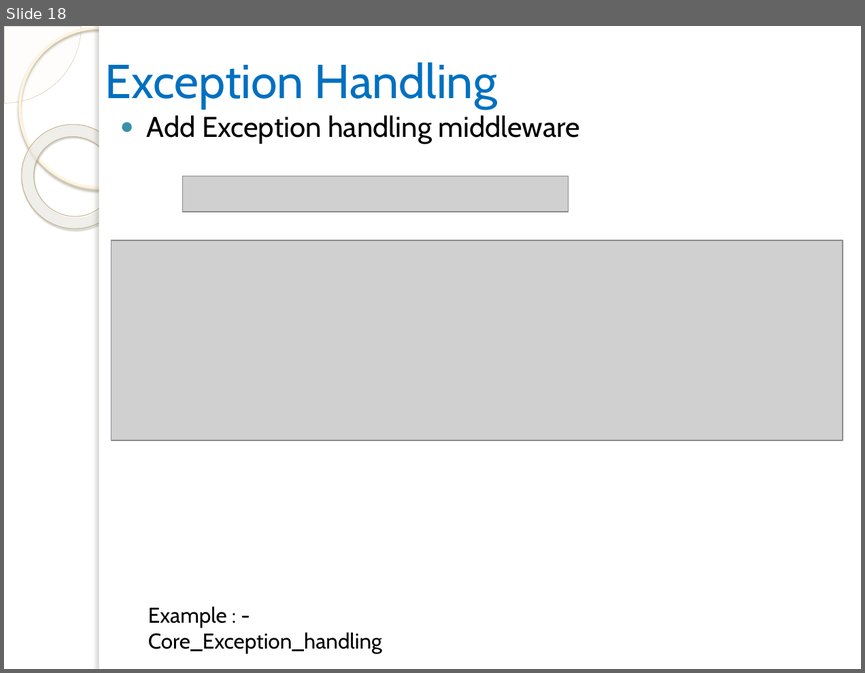
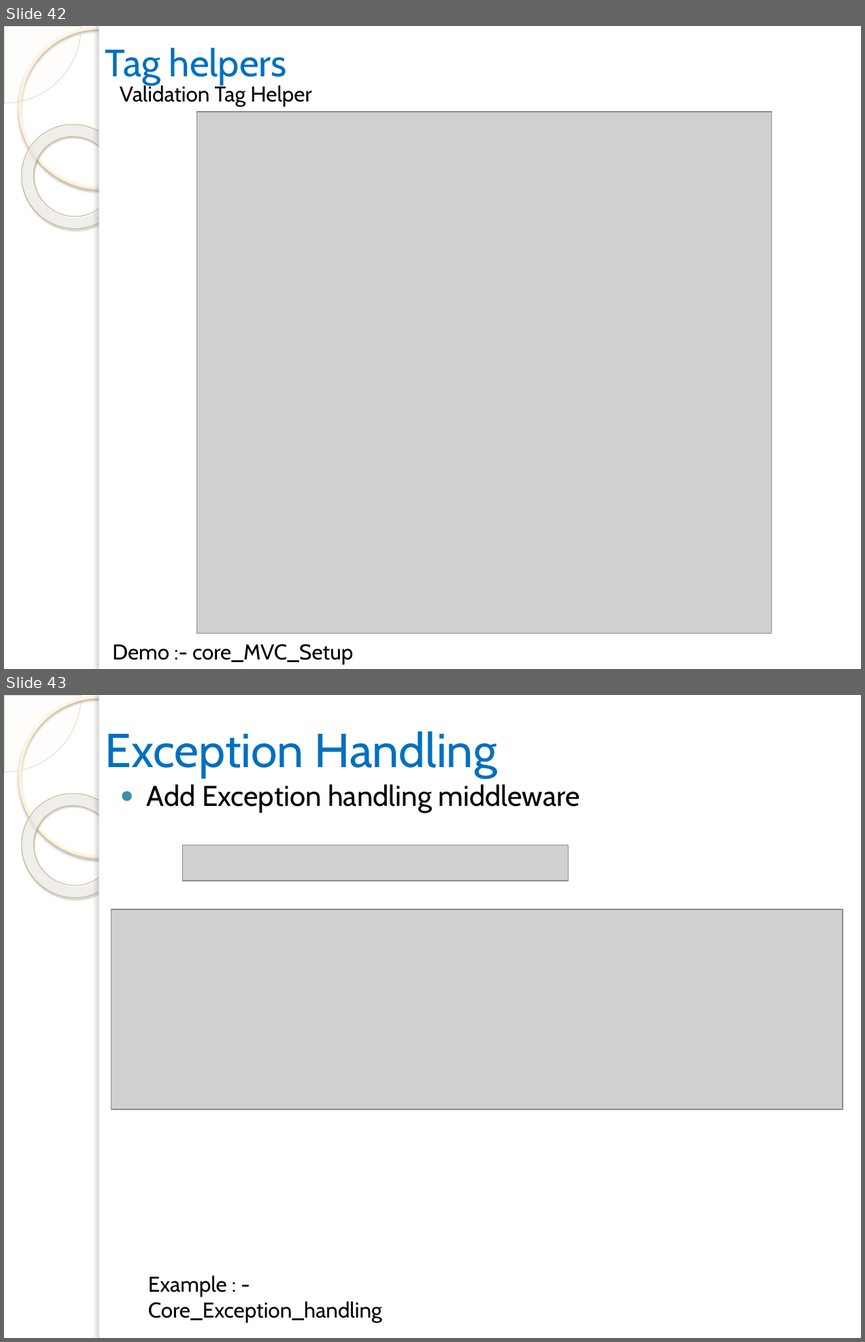
Before and after one commit to vgyureka/DotNetBig, a slide deck: CORE.pptx. Shown one above the other, each under a label of ours: slide 18 before the commit, slides 42 and 43 after it. The pictures are 865x673 and 865x1342 pixels, drawn with LibreOffice and Linux fonts; fonts in the diff are those of the drawing; grey boxes stand for pictures; background and template pictures are left out. Boxes give left, top, right and bottom in pixels: in the first picture for what was removed or moved away, otherwise in the second. Text is boxed around its words. In the diff, an @@ line names an element or a change of style, - is before the commit and + after.

Commit message:
Core PPT
Core PPT - 45

```diff
--- a/CORE.pptx
+++ b/CORE.pptx
@@ slide 42 added at bbox=[4, 26, 861, 669], background picture (left out); not listed: 5 template elements that a slide beside it also shows @@
@@ title added at bbox=[105, 48, 287, 85], 32 pt, text #0070C0 @@
+Tag helpers
@@ text added at bbox=[120, 83, 311, 106], 18 pt, text #000000 @@
+Validation Tag Helper
@@ picture added at bbox=[197, 112, 772, 633] @@
@@ text added at bbox=[112, 643, 353, 664], 18 pt, text #000000 @@
+Demo :- core_MVC_Setup
@@ what was slide 18 is now slide 43 @@
```
Also in this commit, not shown: 3 slides changed, 26 other slides added, 2 slides removed.
